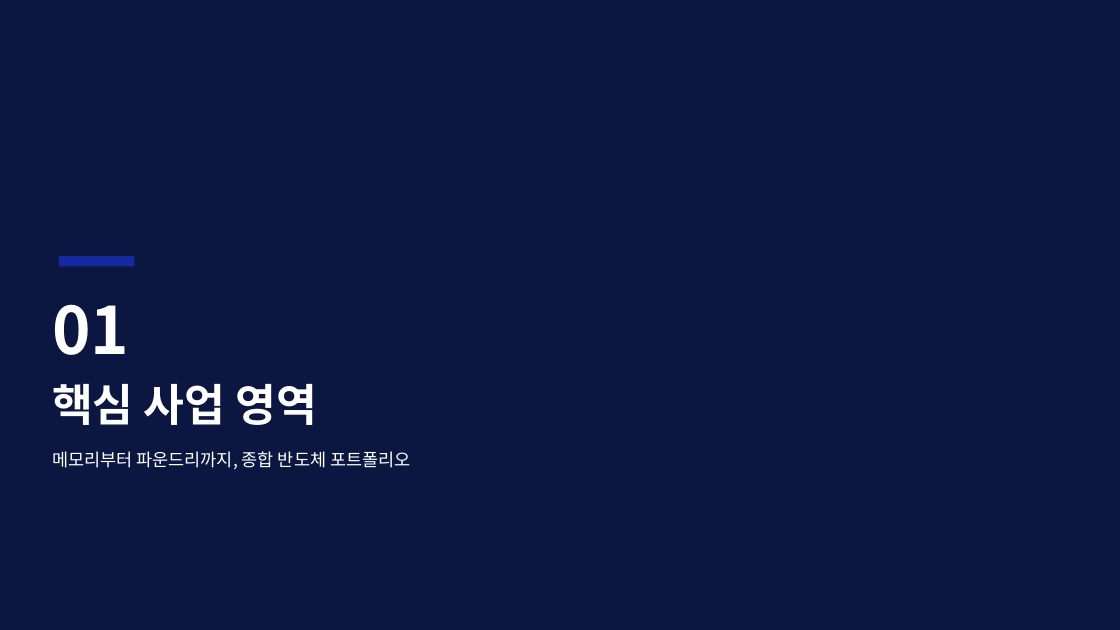
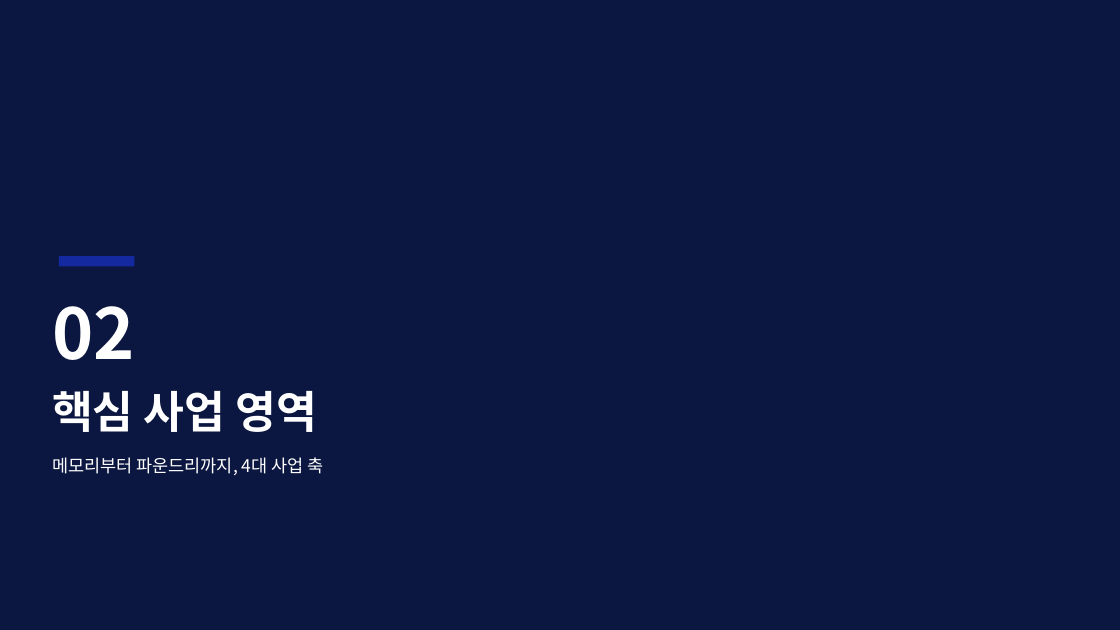
Before and after one commit to sylvanus4/kr-brand-decks, a slide deck: slide 5 of skills/deck-samsung-semi/examples/samsung-semi-6p.pptx (slide 3 before the commit). Drawn at 1120x630 pixels with LibreOffice and Linux fonts; fonts in the diff are those of the drawing. Boxes give left, top, right and bottom in pixels: in the first picture for what was removed or moved away, otherwise in the second. Text is boxed around its words. In the diff, an @@ line names an element or a change of style, - is before the commit and + after.

```diff
--- a/skills/deck-samsung-semi/examples/samsung-semi-6p.pptx
+++ b/skills/deck-samsung-semi/examples/samsung-semi-6p.pptx
@@ text at (52,306,135,360): text changed; size 56 to 60 pt @@
-01
+02
@@ text at (52,457,324,475): text changed @@
-메모리부터 파운드리까지, 종합 반도체 포트폴리오
+메모리부터 파운드리까지, 4대 사업 축
```
Also in this commit, not shown: 3 other slides changed, 5 slides added, 14 other files.
